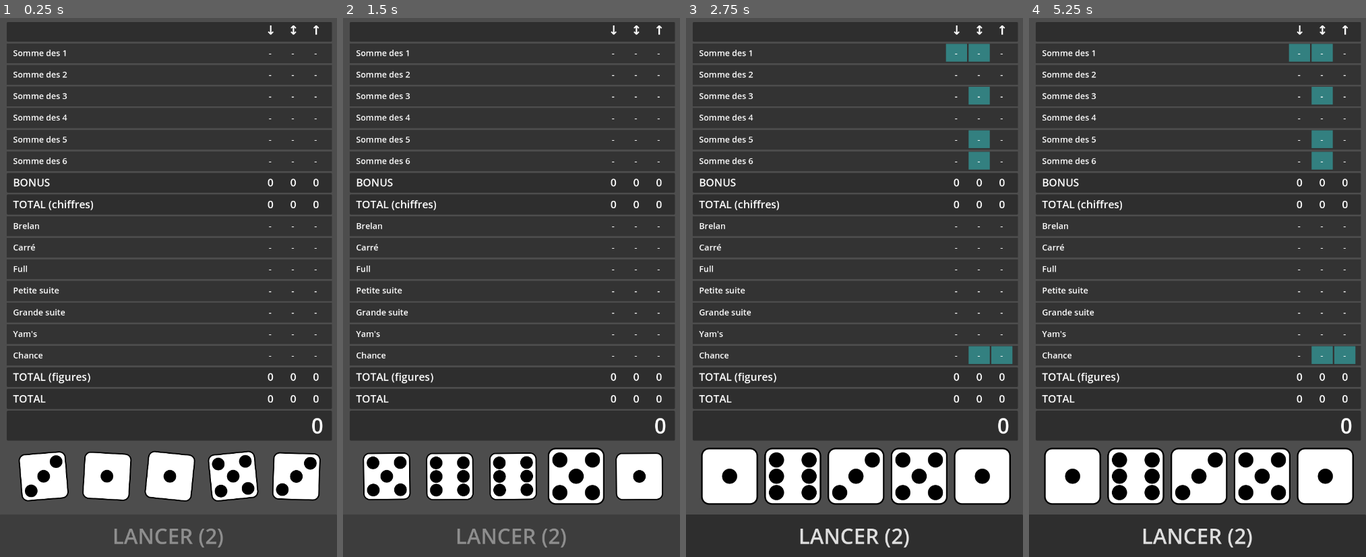
Above: before the commit, frames 1-4 (left to right).
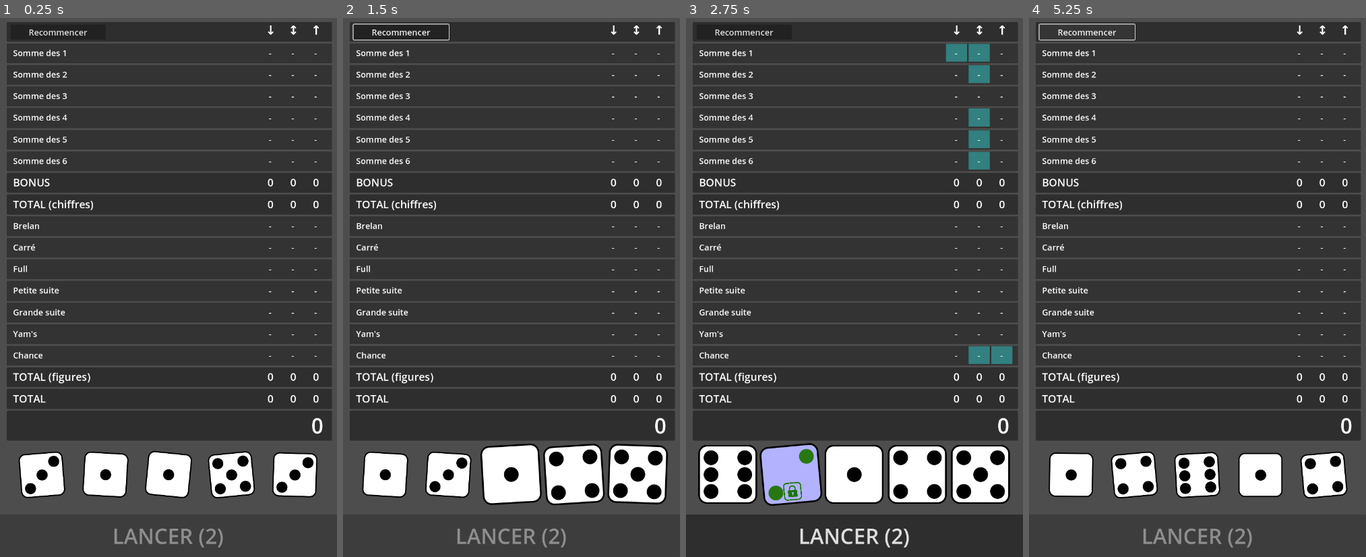
Above: after the commit, the same moments.

Repository: MicCode/yamsatro
Game: Godot game, scene res://main/main.tscn
Two runs of this game, one before a commit and one after it. Both use one fixed random seed, a clock stepped at 60 frames per second and the inputs below.
Inputs (mouse positions are in pixels of both pictures, inside the frame that each line leads up to; where the layout moved, square brackets give the same spot in the first picture):
- Up to frame 1 (0.25 s): no input
- Up to frame 2 (1.5 s): click (400, 34) at 0.5 s, where only the run after the commit has a clickable "Recommencer"; click (545, 443) [548, 449] at 1.25 s
- Up to frame 3 (2.75 s): click (760, 449) [763, 449] at 2 s
- Up to frame 4 (5.25 s): click (1042, 443) [1045, 449] at 2.75 s; click (1167, 443) [1170, 449] at 3.5 s; click (1295, 443) [1298, 449] at 4.25 s; click (1086, 34) at 5 s, where only the run after the commit has a clickable "Recommencer"

The runs differ from the first frame. In frame 1, 1.7% of the frame differs, in the area x 6-96%, y 2-90%; in frame 2, 4.9%; in frame 3, 6.1%; in frame 4, 7.7%, in the area x 2-97%, y 1-99%.

Commit message:
feat: save score and game state in files + load game from files on startup

Diff:
--- a/globals/GUITheme.gd
+++ b/globals/GUITheme.gd
@@ -1,5 +1,5 @@
 extends Node
 
-var die_width: float = 150.0
-var die_dot_diameter: float = 40.0
-var tray_space_between_dice: float = 0.0
+var die_width: float = 140.0
+var die_dot_diameter: float = 35.0
+var tray_space_between_dice: float = 10.0
--- a/globals/Game.gd
+++ b/globals/Game.gd
@@ -23,10 +23,21 @@
 	DieFace.build("6", 6, "1111110")
 ]
 
+var lock_file_write = false
+var initial_dice_values: Array = []
+
 func init_game(new_game_variant: Enums.GameVariants):
-	self.game_variant = new_game_variant
-	game_variant_changed.emit(self.game_variant)
+	change_game_variant(new_game_variant)
 	change_remaining_rolls(GameRules.MAX_REROLL_NUMBER)
+	game_ready.emit()
+	save_game_state_in_file()
+
+func reset_game():
+	init_game(game_variant)
+	change_remaining_rolls(GameRules.MAX_REROLL_NUMBER)
+	Scores.reset()
+	score_changed.emit()
+	game_finished_changed.emit()
 	game_ready.emit()
 
 func set_dice_reference(d: Array[Die]):
@@ -38,7 +49,7 @@
 	var values: Array[int] = []
 	var counts: Dictionary = {}
 	for die in Game.all_dice:
-		var val := die.face.value
+		var val = die.face.value
 		values.append(val)
 		counts[val] = counts.get(val, 0) + 1
 
@@ -143,19 +154,27 @@
 		active_figures_changed.emit()
 		score_changed.emit()
 		if is_finished():
-			change_game_changed(true)
+			change_game_finished(true)
 
 func change_remaining_rolls(count: int):
 	remaining_rolls = count
 	remaining_rolls_changed.emit()
+	save_game_state_in_file()
 
 func change_dice_rolling(rolling: bool):
 	dice_rolling = rolling
 	dice_rolling_changed.emit()
-
-func change_game_changed(finished: bool):
+	if all_dice.all(func(die: Die): return !die.rolling):
+		save_game_state_in_file()
+
+func change_game_variant(variant: Enums.GameVariants):
+	game_variant = variant
+	game_variant_changed.emit(game_variant)
+
+func change_game_finished(finished: bool):
 	game_finished = finished
 	game_finished_changed.emit()
+	save_game_state_in_file()
 
 func has_straight(values: Array[int], length: int) -> bool:
 	for start in range(1, 8 - length):
@@ -213,3 +232,52 @@
 				return free_column.is_complete() && up_column.is_complete()
 
 	return false
+
+func save_game_state_in_file():
+	if !lock_file_write:
+		var file = FileAccess.open("user://game.json", FileAccess.WRITE)
+		if file:
+			var dice_dict: Array = []
+			if all_dice:
+				dice_dict = all_dice.map(func(die: Die):
+					if die.face:
+						return {"value": die.face.value, "locked": die.locked}
+					else:
+						return {}
+				)
+			var game_dict: Dictionary = {
+				"game_variant": game_variant,
+				"game_finished": game_finished,
+				"remaining_rolls": remaining_rolls,
+				"dice": dice_dict
+			}
+			var json_content = JSON.stringify(game_dict, "\t")
+			file.store_string(json_content)
+			file.close()
+		else:
+			push_error("Impossible de sauvegarder la partie")
+
+func load_game_state_from_file():
+	lock_file_write = true
+	var file = FileAccess.open("user://game.json", FileAccess.READ)
+	if file:
+		var json_content = file.get_as_text()
+		file.close()
+
+		var json := JSON.new()
+		var error := json.parse(json_content)
+
+		if error != OK:
+			push_error("Erreur lors du parsing JSON : %s" % json_content)
+			return {}
+
+		change_game_variant(Enums.GameVariants.values()[int(json.data.get("game_variant", 0))])
+		change_game_finished(bool(json.data.get("game_finished", false)))
+		change_remaining_rolls(int(json.data.get("remaining_rolls", GameRules.MAX_REROLL_NUMBER)))
+		initial_dice_values = json.data.get("dice", [])
+
+		game_ready.emit()
+	else:
+		push_error("Fichier d'état de partie non trouvé")
+
+	lock_file_write = false
--- a/globals/Scores.gd
+++ b/globals/Scores.gd
@@ -6,5 +6,60 @@
 	Enums.ScoreColumns.UP: SColumn.createEmpty(),
 }
 
+func get_cell_score(column: Enums.ScoreColumns, figure: Enums.Figures) -> int:
+	var col: SColumn = columns[column]
+	if col:
+		var line: SLine = col.lines.filter(func(l: SLine): return l.figure == figure).front()
+		if line:
+			return line.score
+	return -1
+
 func get_total() -> int:
 	return columns[Enums.ScoreColumns.DOWN].totals[Enums.SumCategories.TOTAL] + columns[Enums.ScoreColumns.FREE].totals[Enums.SumCategories.TOTAL] + columns[Enums.ScoreColumns.UP].totals[Enums.SumCategories.TOTAL]
+
+func reset():
+	columns = {
+		Enums.ScoreColumns.DOWN: SColumn.createEmpty(),
+		Enums.ScoreColumns.FREE: SColumn.createEmpty(),
+		Enums.ScoreColumns.UP: SColumn.createEmpty(),
+	}
+	write_to_file()
+
+func to_dict() -> Dictionary:
+	return {
+		Enums.ScoreColumns.DOWN: columns[Enums.ScoreColumns.DOWN].to_dict(),
+		Enums.ScoreColumns.FREE: columns[Enums.ScoreColumns.FREE].to_dict(),
+		Enums.ScoreColumns.UP: columns[Enums.ScoreColumns.UP].to_dict()
+	}
+
+func from_dict(data: Dictionary):
+	for col in Enums.ScoreColumns.values():
+		var cdata = data.get(str(col), null)
+		if cdata:
+			columns[col] = SColumn.from_dict(cdata)
+		else:
+			columns[col] = SColumn.createEmpty()
+
+func write_to_file():
+	var file = FileAccess.open("user://scores.json", FileAccess.WRITE)
+	if file:
+		var json_content = JSON.stringify(to_dict(), "\t")
+		file.store_string(json_content)
+		file.close()
+	else:
+		push_error("Impossible de sauvegarder les scores")
+
+func load_from_file():
+	var file = FileAccess.open("user://scores.json", FileAccess.READ)
+	if file:
+		var json_content = file.get_as_text()
+		file.close()
+
+		var json := JSON.new()
+		var error := json.parse(json_content)
+
+		if error != OK:
+			push_error("Erreur lors du parsing JSON : %s" % json_content)
+			return {}
+
+		from_dict(json.data)
--- a/main/main.gd
+++ b/main/main.gd
@@ -1,11 +1,21 @@
 extends Node2D
+
+var game_variant = Enums.GameVariants.FULL
 
 func _ready() -> void:
 	randomize()
-	Game.init_game(Enums.GameVariants.FULL)
+	Game.dice_rolling_changed.connect(update_state)
 	Game.remaining_rolls_changed.connect(update_state)
-	Game.change_remaining_rolls(GameRules.MAX_REROLL_NUMBER)
-	Game.dice_rolling_changed.connect(update_state)
+
+	if FileAccess.file_exists("user://game.json"):
+		Game.load_game_state_from_file()
+		Scores.load_from_file()
+		Game.score_changed.emit()
+		Game.update_active_figures()
+	else:
+		Game.init_game(game_variant)
+		Game.change_remaining_rolls(GameRules.MAX_REROLL_NUMBER)
+
 	Game.score_changed.connect(_on_score_changed)
 
 func update_state():
@@ -23,3 +33,8 @@
 	%DiceTray.roll_all()
 	Game.change_remaining_rolls(GameRules.MAX_REROLL_NUMBER)
 	update_state()
+	Scores.write_to_file()
+
+func _on_start_new_pressed() -> void:
+	Game.reset_game()
+	print("start again !")
--- a/main/main.tscn
+++ b/main/main.tscn
@@ -38,4 +38,14 @@
 offset_right = -1.0
 offset_bottom = 4.0
 
+[node name="StartNew" type="Button" parent="."]
+offset_left = 26.0
+offset_top = 17.0
+offset_right = 252.0
+offset_bottom = 53.0
+mouse_default_cursor_shape = 2
+theme_override_font_sizes/font_size = 20
+text = "Recommencer"
+
 [connection signal="pressed" from="RollButton" to="." method="_on_roll_button_pressed"]
+[connection signal="pressed" from="StartNew" to="." method="_on_start_new_pressed"]
--- a/project.godot
+++ b/project.godot
@@ -32,8 +32,7 @@
 [file_customization]
 
 folder_colors={
-"res://assets/": "gray",
-"res://data/": "yellow"
+"res://assets/": "gray"
 }
 
 [rendering]
--- a/scenes/DiceTray.gd
+++ b/scenes/DiceTray.gd
@@ -4,10 +4,19 @@
 	await Game.game_ready
 	Game.set_dice_reference(get_all_dice());
 	position_dice()
-	roll_all()
 	for die in Game.all_dice:
 		die.pressed.connect(on_die_pressed.bind(die))
 		die.finished_rolling.connect(_on_dice_roll_finished)
+
+	if Game.initial_dice_values && Game.initial_dice_values.size() > 0:
+		var data: Array = Game.initial_dice_values
+		for i in data.size():
+			Game.all_dice[i].set_face(Game.all_dice_faces[int(data[i].get("value", 0)) - 1])
+			Game.all_dice[i].set_lock(bool(data[i].get("locked", false)))
+
+	else:
+		roll_all()
+
 
 func roll_all():
 	Game.change_dice_rolling(true)
@@ -22,7 +31,7 @@
 func unlock_all():
 	for die in Game.all_dice:
 		if die.locked:
-			die.lock()
+			die.toggle_lock()
 
 
 func get_all_dice() -> Array[Die]:
@@ -33,7 +42,7 @@
 	return dice
 
 func on_die_pressed(die: Die):
-	die.lock()
+	die.toggle_lock()
 	pass
 
 func _on_dice_roll_finished():
--- a/scenes/die.gd
+++ b/scenes/die.gd
@@ -8,6 +8,9 @@
 @export var rolling = false
 var face: DieFace
 var dots: Array[Panel] = []
+
+@export var lock_color = Color(0, 0, 1.0)
+@export var dot_color = Color(0, 0, 0)
 
 func _ready() -> void:
 	dots = [%P0, %P1, %P2, %P3, %P4, %P5, %P6]
@@ -42,27 +45,41 @@
 	finished_rolling.emit()
 	%hit.pitch_scale = 1.8
 	%hit.play()
-	scale = Vector2(0.9, 0.9)
+	scale = Vector2(1, 1)
 
-func lock():
-	locked = !locked
+func toggle_lock():
 	%click.pitch_scale = randf_range(0.9, 1.1)
 	%click.play()
+	set_lock(!locked)
+
+func set_lock(new_lock: bool):
+	locked = new_lock
 	change_visual_state()
 
 func change_visual_state():
 	if !rolling:
 		if locked:
 			%lock.show()
+			for dot in dots:
+				change_dot_color(dot, lock_color)
 		else:
 			%lock.hide()
+			for dot in dots:
+				change_dot_color(dot, dot_color)
 		if hovered:
 			modulate = Color(0.7, 0.7, 1.0)
 		else:
 			modulate = Color.WHITE
 	else:
 		modulate = Color.WHITE
+		for dot in dots:
+			change_dot_color(dot, dot_color)
 
+func change_dot_color(dot: Panel, color: Color):
+	var stylebox = StyleBoxFlat.new()
+	stylebox.bg_color = color
+	stylebox.set_corner_radius_all(100)
+	dot.add_theme_stylebox_override("panel", stylebox)
 
 func _on_mouse_entered() -> void:
 	hovered = true
@@ -88,7 +105,10 @@
 	var grid_step_3 = (grid_width * 11) - (dot_diameter / 2) # last
 
 	%Background.size = Vector2(width, width)
-	%lock.size = Vector2(width, width)
+	%lock.size = Vector2(dot_diameter, dot_diameter)
+	%lock.position = Vector2(grid_step_2, grid_step_3)
+	%lock.pivot_offset = Vector2(dot_diameter / 2, dot_diameter / 2)
+	%lock.scale = Vector2(1.5, 1.5)
 
 	for i in dots.size():
 		var x: float
--- a/scenes/die.tscn
+++ b/scenes/die.tscn
@@ -1,7 +1,7 @@
-[gd_scene load_steps=8 format=3 uid="uid://buvhajfabvs81"]
+[gd_scene load_steps=14 format=3 uid="uid://buvhajfabvs81"]
 
 [ext_resource type="Script" uid="uid://cw0i1yb5cx57s" path="res://scenes/Die.gd" id="1_kw4wr"]
-[ext_resource type="Texture2D" uid="uid://b77h70o5chh0c" path="res://assets/Locked.png" id="4_e5bsa"]
+[ext_resource type="Texture2D" uid="uid://dndgsvqtiibxr" path="res://assets/locked.png" id="2_cew8t"]
 [ext_resource type="AudioStream" uid="uid://diqcin5ypcri1" path="res://assets/hit.wav" id="5_ya8ws"]
 [ext_resource type="AudioStream" uid="uid://cxxugr807tfo" path="res://assets/click.wav" id="6_irgc1"]
 
@@ -17,7 +17,49 @@
 corner_radius_bottom_right = 20
 corner_radius_bottom_left = 20
 
-[sub_resource type="StyleBoxFlat" id="StyleBoxFlat_y5ao1"]
+[sub_resource type="StyleBoxFlat" id="StyleBoxFlat_cew8t"]
+bg_color = Color(0, 0, 0, 1)
+corner_radius_top_left = 20
+corner_radius_top_right = 20
+corner_radius_bottom_right = 20
+corner_radius_bottom_left = 20
+
+[sub_resource type="StyleBoxFlat" id="StyleBoxFlat_nt3qx"]
+bg_color = Color(0, 0, 0, 1)
+corner_radius_top_left = 20
+corner_radius_top_right = 20
+corner_radius_bottom_right = 20
+corner_radius_bottom_left = 20
+
+[sub_resource type="StyleBoxFlat" id="StyleBoxFlat_hpn7c"]
+bg_color = Color(0, 0, 0, 1)
+corner_radius_top_left = 20
+corner_radius_top_right = 20
+corner_radius_bottom_right = 20
+corner_radius_bottom_left = 20
+
+[sub_resource type="StyleBoxFlat" id="StyleBoxFlat_lsqf5"]
+bg_color = Color(0, 0, 0, 1)
+corner_radius_top_left = 20
+corner_radius_top_right = 20
+corner_radius_bottom_right = 20
+corner_radius_bottom_left = 20
+
+[sub_resource type="StyleBoxFlat" id="StyleBoxFlat_1spab"]
+bg_color = Color(0, 0, 0, 1)
+corner_radius_top_left = 20
+corner_radius_top_right = 20
+corner_radius_bottom_right = 20
+corner_radius_bottom_left = 20
+
+[sub_resource type="StyleBoxFlat" id="StyleBoxFlat_ksvka"]
+bg_color = Color(0, 0, 0, 1)
+corner_radius_top_left = 20
+corner_radius_top_right = 20
+corner_radius_bottom_right = 20
+corner_radius_bottom_left = 20
+
+[sub_resource type="StyleBoxFlat" id="StyleBoxFlat_rurc0"]
 bg_color = Color(0, 0, 0, 1)
 corner_radius_top_left = 20
 corner_radius_top_right = 20
@@ -25,7 +67,8 @@
 corner_radius_bottom_left = 20
 
 [sub_resource type="StyleBoxTexture" id="StyleBoxTexture_cew8t"]
-texture = ExtResource("4_e5bsa")
+texture = ExtResource("2_cew8t")
+modulate_color = Color(0.588378, 0.954463, 3.85046e-07, 1)
 
 [node name="Die" type="TextureButton"]
 grow_horizontal = 2
@@ -35,6 +78,7 @@
 size_flags_vertical = 3
 mouse_filter = 1
 script = ExtResource("1_kw4wr")
+lock_color = Color(0.219608, 0.670588, 0.0705882, 1)
 
 [node name="Background" type="Panel" parent="."]
 unique_name_in_owner = true
@@ -54,7 +98,7 @@
 offset_bottom = 41.0
 pivot_offset = Vector2(10, 10)
 mouse_filter = 2
-theme_override_styles/panel = SubResource("StyleBoxFlat_y5ao1")
+theme_override_styles/panel = SubResource("StyleBoxFlat_cew8t")
 
 [node name="P1" type="Panel" parent="."]
 unique_name_in_owner = true
@@ -65,7 +109,7 @@
 offset_bottom = 83.0
 pivot_offset = Vector2(10, 10)
 mouse_filter = 2
-theme_override_styles/panel = SubResource("StyleBoxFlat_y5ao1")
+theme_override_styles/panel = SubResource("StyleBoxFlat_nt3qx")
 
 [node name="P2" type="Panel" parent="."]
 unique_name_in_owner = true
@@ -76,7 +120,7 @@
 offset_bottom = 125.0
 pivot_offset = Vector2(10, 10)
 mouse_filter = 2
-theme_override_styles/panel = SubResource("StyleBoxFlat_y5ao1")
+theme_override_styles/panel = SubResource("StyleBoxFlat_hpn7c")
 
 [node name="P3" type="Panel" parent="."]
 unique_name_in_owner = true
@@ -87,7 +131,7 @@
 offset_bottom = 41.0
 pivot_offset = Vector2(10, 10)
 mouse_filter = 2
-theme_override_styles/panel = SubResource("StyleBoxFlat_y5ao1")
+theme_override_styles/panel = SubResource("StyleBoxFlat_lsqf5")
 
 [node name="P4" type="Panel" parent="."]
 unique_name_in_owner = true
@@ -98,7 +142,7 @@
 offset_bottom = 83.0
 pivot_offset = Vector2(10, 10)
 mouse_filter = 2
-theme_override_styles/panel = SubResource("StyleBoxFlat_y5ao1")
+theme_override_styles/panel = SubResource("StyleBoxFlat_1spab")
 
 [node name="P5" type="Panel" parent="."]
 unique_name_in_owner = true
@@ -109,7 +153,7 @@
 offset_bottom = 125.0
 pivot_offset = Vector2(10, 10)
 mouse_filter = 2
-theme_override_styles/panel = SubResource("StyleBoxFlat_y5ao1")
+theme_override_styles/panel = SubResource("StyleBoxFlat_ksvka")
 
 [node name="P6" type="Panel" parent="."]
 unique_name_in_owner = true
@@ -120,13 +164,15 @@
 offset_bottom = 83.0
 pivot_offset = Vector2(10, 10)
 mouse_filter = 2
-theme_override_styles/panel = SubResource("StyleBoxFlat_y5ao1")
+theme_override_styles/panel = SubResource("StyleBoxFlat_rurc0")
 
 [node name="lock" type="Panel" parent="."]
 unique_name_in_owner = true
 layout_mode = 0
-offset_right = 147.0
-offset_bottom = 147.0
+offset_left = 51.0
+offset_top = 93.0
+offset_right = 95.0
+offset_bottom = 137.0
 mouse_filter = 2
 theme_override_styles/panel = SubResource("StyleBoxTexture_cew8t")
 
--- a/types/scores/SColumn.gd
+++ b/types/scores/SColumn.gd
@@ -46,3 +46,18 @@
 
 func is_complete() -> bool:
 	return lines.all(func(line: SLine): return line.score >= 0)
+
+func to_dict() -> Dictionary:
+	return {
+		"lines": lines.map(func(line: SLine) -> Dictionary: return line.to_dict()),
+		"totals": totals,
+		"has_numbers_bonus": has_numbers_bonus
+	}
+
+static func from_dict(data: Dictionary) -> SColumn:
+	var column := new()
+	var raw_lines: Array = data.get("lines", [])
+	for raw_line in raw_lines:
+		column.lines.append(SLine.from_dict(raw_line))
+	column.updateTotals()
+	return column
--- a/types/scores/SLine.gd
+++ b/types/scores/SLine.gd
@@ -8,3 +8,14 @@
 	var line = new()
 	line.figure = new_figure
 	return line
+
+func to_dict() -> Dictionary:
+	return {
+		"figure": figure,
+		"score": score
+	}
+
+static func from_dict(data: Dictionary) -> SLine:
+	var line = SLine.withFigure(Enums.Figures.values()[int(data.get("figure", 0))])
+	line.score = int(data.get("score", -1))
+	return line
--- a/ui/scores/ScoreCell.gd
+++ b/ui/scores/ScoreCell.gd
@@ -27,10 +27,12 @@
 var stylebox := StyleBoxFlat.new()
 
 func _ready() -> void:
-	Game.dice_rolling_changed.connect(_on_dice_rolling_changed)
+	Game.dice_rolling_changed.connect(update_state)
+	Game.score_changed.connect(_on_score_changed)
+	Game.active_figures_changed.connect(update_state)
 	mouse_filter = MOUSE_FILTER_PASS
 	self.add_theme_stylebox_override("panel", stylebox)
-	change_visual_state()
+	update_state()
 
 func set_score(new_score: int):
 	score = new_score
@@ -40,15 +42,12 @@
 	else:
 		%ScoreLabel.text = "-"
 
-func _on_dice_rolling_changed():
+func update_state():
 	if Game.dice_rolling == false:
 		is_selectable = Game.is_scorable(figure, column)
 	else:
 		is_selectable = false
-	update_state()
 
-
-func update_state():
 	if score == -1:
 		mouse_default_cursor_shape = Control.CURSOR_POINTING_HAND
 	else:
@@ -98,3 +97,8 @@
 func _on_delete_button_pressed() -> void:
 	delete_clicked.emit()
 	%DeleteButton.hide()
+
+func _on_score_changed():
+	var value_in_scores = Scores.get_cell_score(column, figure)
+	if value_in_scores != score:
+		set_score(value_in_scores)
Binary file changed: assets/Locked.png
Not shown, changed: assets/Locked.png.import
